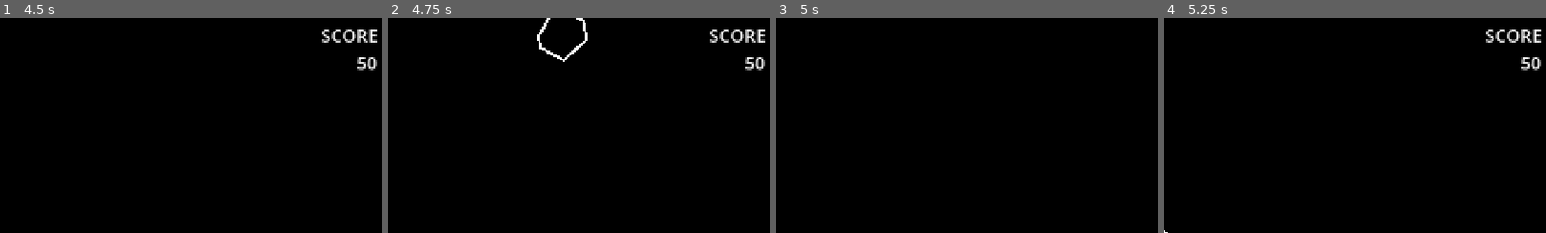
Above: before the commit, frames 1-4 (left to right).
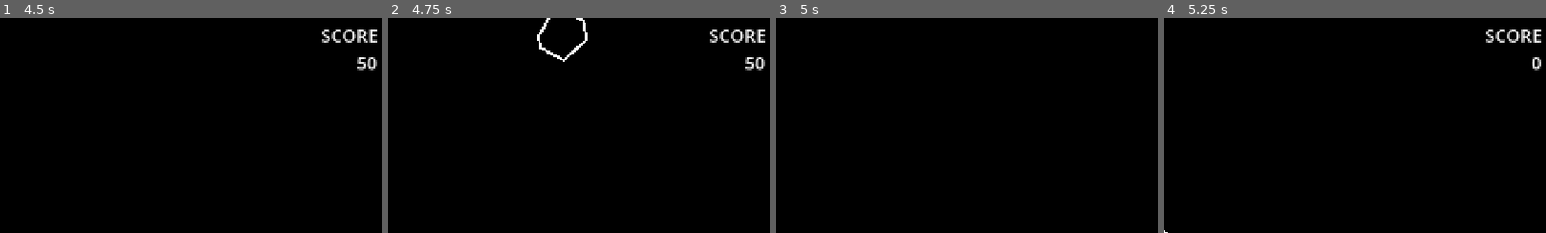
Above: after the commit, the same moments.

Repository: VI6IX/asteroidestroy
Game: Godot game, scene res://scenes/main_menu.tscn
Two runs of this game, one before a commit and one after it. Both use one fixed random seed, a clock stepped at 60 frames per second and the inputs below.
Inputs:
- Up to frame 1 (4.5 s): click "PLAY GAME" at 0.5 s; tap Enter at 1.25 s; hold Space (shoot) 1.28-2.03 s; hold W (thrust) 1.28-2.78 s; tap Space (shoot) at 2.1, 3.6 s; hold Space (shoot) 2.78-3.53 s; hold A (pan_Left) from 2.78 s (still down); hold Space (shoot) from 4.28 s (still down)
- Up to frame 2 (4.75 s): keep holding A (pan_Left); keep holding Space (shoot)
- Up to frame 3 (5 s): keep holding A (pan_Left); keep holding Space (shoot); tap Escape (escape) at 4.9 s
- Up to frame 4 (5.25 s): release A (pan_Left) at 5 s; release Space (shoot) at 5 s; click "PLAY GAME" at 5 s
The pictures show only the part of the screen within x 50-100%, y 0-50%; the shares and areas given below are measured in that part.

Frames 1-3 are identical in both runs. In frame 4, 0.2% of the frame differs, in the area x 93-99%, y 18-25%.

Commit message:
its over

Diff:
--- a/scripts/game.gd
+++ b/scripts/game.gd
@@ -3,3 +3,6 @@
 func _process(_delta: float) -> void:
 	if Input.is_action_pressed("escape"):
 		get_tree().change_scene_to_file("res://scenes/main_menu.tscn");
+		GLOBAL_VARIABLES.asteroid_limit = 5;
+		GLOBAL_VARIABLES.PLAYER_LIVES = 3;
+		GLOBAL_VARIABLES.score = 0;
